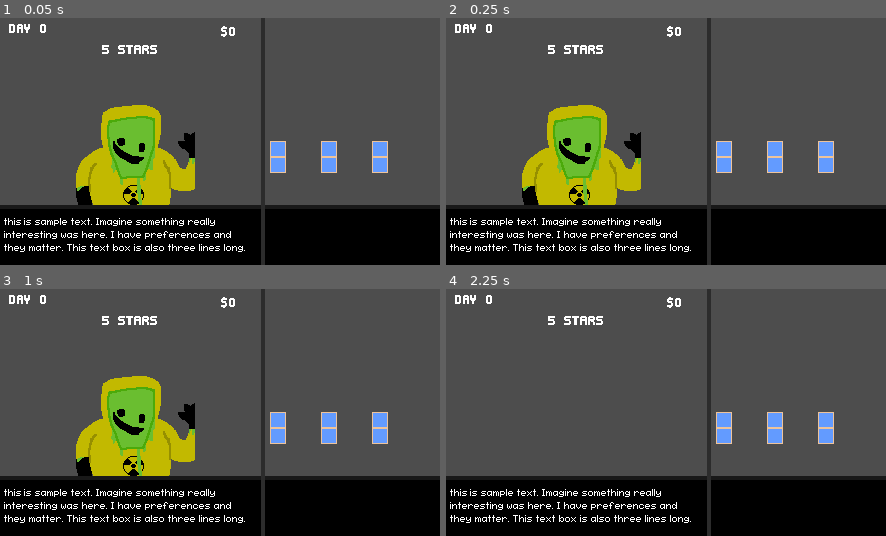
Above: before the commit, frames 1-4 (two rows, left to right).
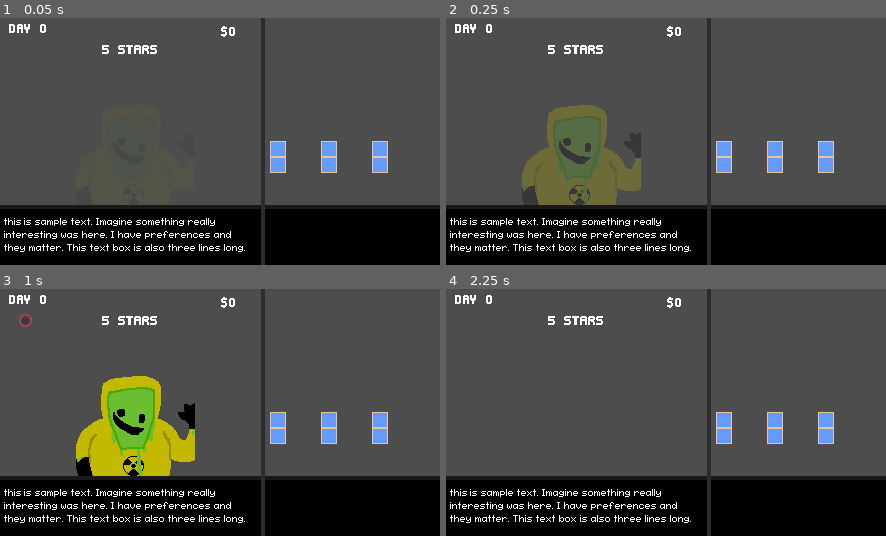
Above: after the commit, the same moments.

Repository: fawfle/brackeys-2026.1
Game: Godot game, scene res://scenes/game_scene.tscn
Two runs of this game, one before a commit and one after it. Both use one fixed random seed, a clock stepped at 60 frames per second and the inputs below.
Inputs (mouse positions are in pixels of both pictures, inside the frame that each line leads up to):
- Up to frame 1 (0.05 s): no input
- Up to frame 2 (0.25 s): no input
- Up to frame 3 (1 s): click (132, 506) at 0.5 s
- Up to frame 4 (2.25 s): click (723, 427) at 1.27 s; click (578, 506) at 2 s

The runs differ from the first frame. In frame 1, 7.8% of the frame differs, in the area x 17-45%, y 35-76%; in frame 2, 7.8%; in frame 3, less than 0.1%; in frame 4, nothing differs.
Error in both runs: Trying to assign value of type 'Label' to a variable of type 'RichTextLabel'. (res://scenes/text_bar.gd:5)

Commit message:
added guest timeout

Diff:
--- a/scenes/game manager.gd
+++ b/scenes/game manager.gd
@@ -1,14 +1,17 @@
-extends Node2D
+class_name GameManager extends Node2D
+
+const assign_guest_leave_time: float = 30
 
 const floating_text_scene: PackedScene = preload("res://scenes/ui/floating_text.tscn")
 
 @onready var guest_parent: Node2D = $GuestParent
-@onready var guest_timer: Timer = $GuestTimer
+@onready var guest_leave_timer: Timer = $GuestLeaveTimer
 
 @onready var guest_window: Control = $CanvasLayer/GuestWindow
 
 #TODO: placeholder, replace with actual stars
-@onready var star_rating: Label = $"CanvasLayer/GuestWindow/Star Rating"
+@onready var star_rating: Label = $"CanvasLayer/GuestWindow/StarRating"
+@onready var radial_bar: TextureProgressBar = $CanvasLayer/GuestWindow/GuestTimerRadialBar
 
 var day: int = 0
 
@@ -43,8 +46,9 @@
 	TraitList.LOAD_TRAITS()
 	GuestList.LOAD_GUESTS()
 
+	radial_bar.visible = false
+
 	Globals.select_room.connect(on_room_select)
-	Globals.text_finished.connect(on_text_finish)
 
 	begin_assigning_phase()
 
@@ -59,6 +63,8 @@
 		Phase.END_DAY:
 			begin_checkout_phase()
 
+	Globals.phase_changed.emit(phase)
+
 func begin_assigning_phase() -> void:
 	phase = Phase.ASSIGNING
 	guest_assign_queue = GuestList.create_guest_queue(1, day)
@@ -111,7 +117,15 @@
 
 	await play_guest_enter_animation(current_guest.node)
 
+	start_assign_guest_leave_timer(current_guest)
+
 	if current_guest != null: Globals.set_text.emit(current_guest.get_intro_lines())
+
+## have guest leave
+func leave_guest() -> void:
+	Globals.set_text.emit(current_guest.goodbye)
+	await Globals.text_finished
+	manage_next_guest()
 
 ## currently duplicate guests and set traits here. Maybe change in the future if it's confusing.
 func create_next_guest() -> Guest:
@@ -135,6 +149,10 @@
 	current_guest.update_happiness_rating()
 
 	Globals.set_text.emit(current_guest.get_exit_lines())
+
+	await Globals.text_finished
+
+	checkout_guest()
 
 ## checkout guest
 func checkout_guest() -> void:
@@ -171,6 +189,9 @@
 
 	var guest_node: Node2D = current_guest.node
 	current_guest = null
+	guest_leave_timer.stop()
+	guest_leave_timer.timeout.emit() # need to call manually :)
+
 	await play_guest_exit_animation(guest_node)
 	await get_tree().create_timer(0.8).timeout
 
@@ -180,9 +201,22 @@
 	## TODO: remove, michael will deal with
 	pass
 
-func on_text_finish():
-	if phase == Phase.CHECKOUT and current_guest != null and not playing_animation:
-		checkout_guest()
+func start_assign_guest_leave_timer(guest: Guest):
+	guest_leave_timer.start(assign_guest_leave_time)
+	radial_bar.visible = true
+	radial_bar.modulate = Color("#ffffff00")
+	radial_bar.create_tween().tween_property(radial_bar, "modulate", Color("ffffffff"), 0.2)
+	radial_bar.value = 100
+	var tween: Tween =  get_tree().create_tween()
+	tween.tween_property(radial_bar, "value", 5, assign_guest_leave_time)
+
+	await guest_leave_timer.timeout
+
+	tween.stop()
+	radial_bar.create_tween().tween_property(radial_bar, "modulate", Color("ffffff00"), 0.2)
+	if current_guest != guest: return
+
+	leave_guest()
 
 func play_guest_enter_animation(guest_node: Node2D):
 	playing_animation = true
@@ -190,6 +224,7 @@
 
 	var end_color: Color = Color("ffffffff")
 
+	guest_node.modulate = Color("#ffffff00")
 	get_tree().create_tween().tween_property(guest_node, "modulate", end_color, duration)
 	await get_tree().create_timer(duration).timeout
 
--- a/scenes/game_scene.tscn
+++ b/scenes/game_scene.tscn
@@ -8,6 +8,7 @@
 [ext_resource type="Script" uid="uid://cfpiqvmer5qe" path="res://scenes/day_label.gd" id="3_y3j0m"]
 [ext_resource type="PackedScene" uid="uid://4gii0y616804" path="res://scenes/hotel/room.tscn" id="3_ycayy"]
 [ext_resource type="Script" uid="uid://donsdw52b18or" path="res://scenes/money_label.gd" id="4_rurhu"]
+[ext_resource type="PackedScene" uid="uid://cfjqr6pfo71kp" path="res://scenes/ui/radial_bar.tscn" id="6_kk2rg"]
 
 [sub_resource type="GDScript" id="GDScript_y3j0m"]
 script/source = "extends Node
@@ -30,7 +31,7 @@
 offset_right = 263.0
 offset_bottom = 247.0
 
-[node name="Star Rating" type="Label" parent="CanvasLayer/GuestWindow" unique_id=38881109]
+[node name="StarRating" type="Label" parent="CanvasLayer/GuestWindow" unique_id=38881109]
 layout_mode = 0
 offset_left = 95.0
 offset_top = 24.0
@@ -92,6 +93,13 @@
 grow_horizontal = 0
 grow_vertical = 2
 color = Color(0.17103913, 0.17103916, 0.1710391, 1)
+
+[node name="GuestTimerRadialBar" parent="CanvasLayer/GuestWindow" unique_id=1939724707 instance=ExtResource("6_kk2rg")]
+layout_mode = 0
+offset_left = 13.0
+offset_top = 19.0
+offset_right = 38.0
+offset_bottom = 44.0
 
 [node name="HotelWindow" type="Control" parent="CanvasLayer" unique_id=520531249]
 layout_mode = 3
@@ -174,4 +182,5 @@
 grow_vertical = 0
 location = Vector2(1, 0)
 
-[node name="GuestTimer" type="Timer" parent="." unique_id=1307805656]
+[node name="GuestLeaveTimer" type="Timer" parent="." unique_id=1307805656]
+one_shot = true
--- /dev/null
+++ b/scenes/ui/radial_bar.tscn
@@ -0,0 +1,32 @@
+[gd_scene format=3 uid="uid://cfjqr6pfo71kp"]
+
+[sub_resource type="Gradient" id="Gradient_gutvb"]
+offsets = PackedFloat32Array(0, 0.3488145, 0.35232332, 1)
+colors = PackedColorArray(1, 1, 1, 1, 1, 1, 1, 0.95985013, 1, 1, 1, 0, 1, 1, 1, 0)
+
+[sub_resource type="GradientTexture2D" id="GradientTexture2D_a3ci3"]
+gradient = SubResource("Gradient_gutvb")
+fill = 1
+fill_from = Vector2(0.5, 0.5)
+metadata/_snap_enabled = true
+
+[sub_resource type="Gradient" id="Gradient_a3ci3"]
+offsets = PackedFloat32Array(0.23813362, 0.2559275, 0.36927688, 0.37472746, 1)
+colors = PackedColorArray(1, 1, 1, 0, 1, 1, 1, 1, 1, 1, 1, 1, 0.73, 0.73, 0.73, 0, 1, 1, 1, 0)
+
+[sub_resource type="GradientTexture2D" id="GradientTexture2D_srujq"]
+gradient = SubResource("Gradient_a3ci3")
+fill = 1
+fill_from = Vector2(0.5, 0.5)
+metadata/_snap_enabled = true
+
+[node name="TextureProgressBar" type="TextureProgressBar" unique_id=632993768]
+offset_right = 12.0
+offset_bottom = 12.0
+value = 100.0
+fill_mode = 5
+nine_patch_stretch = true
+texture_under = SubResource("GradientTexture2D_a3ci3")
+texture_progress = SubResource("GradientTexture2D_srujq")
+tint_under = Color(0.18245596, 0.18245596, 0.18245593, 1)
+tint_progress = Color(0.90991354, 0.26044077, 0.3646821, 1)
--- a/scripts/globals.gd
+++ b/scripts/globals.gd
@@ -3,6 +3,9 @@
 
 ## if in debug mode, for conditional logging
 var DEBUG: bool = true
+
+## signals phase changes
+signal phase_changed(phase: GameManager.Phase)
 
 ## used to signal textbox to display a mesage. Message is given as an array and clicking through will cycle until final message.
 @warning_ignore("unused_signal")
Not shown, changed: TODO.txt
